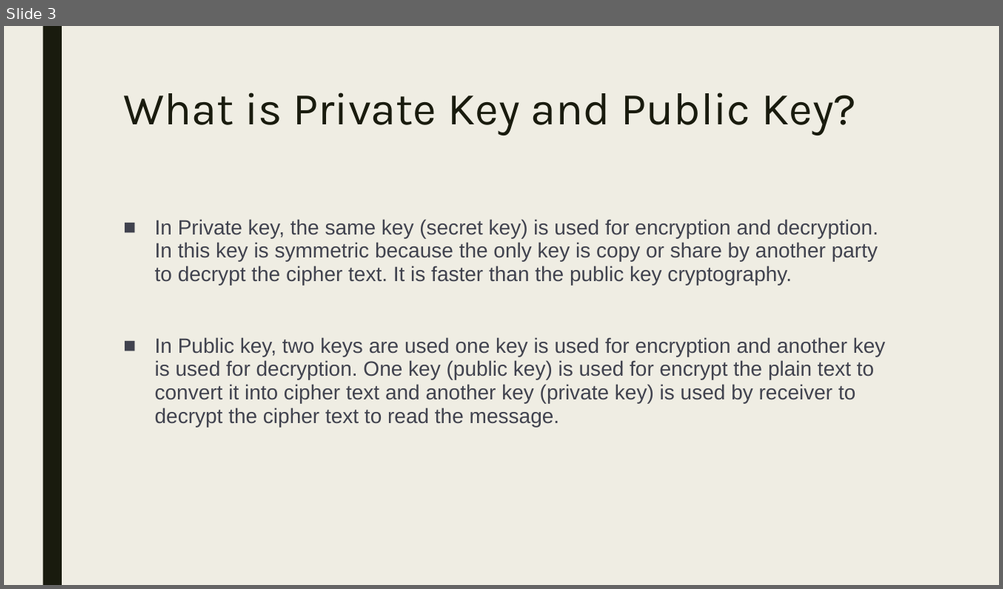
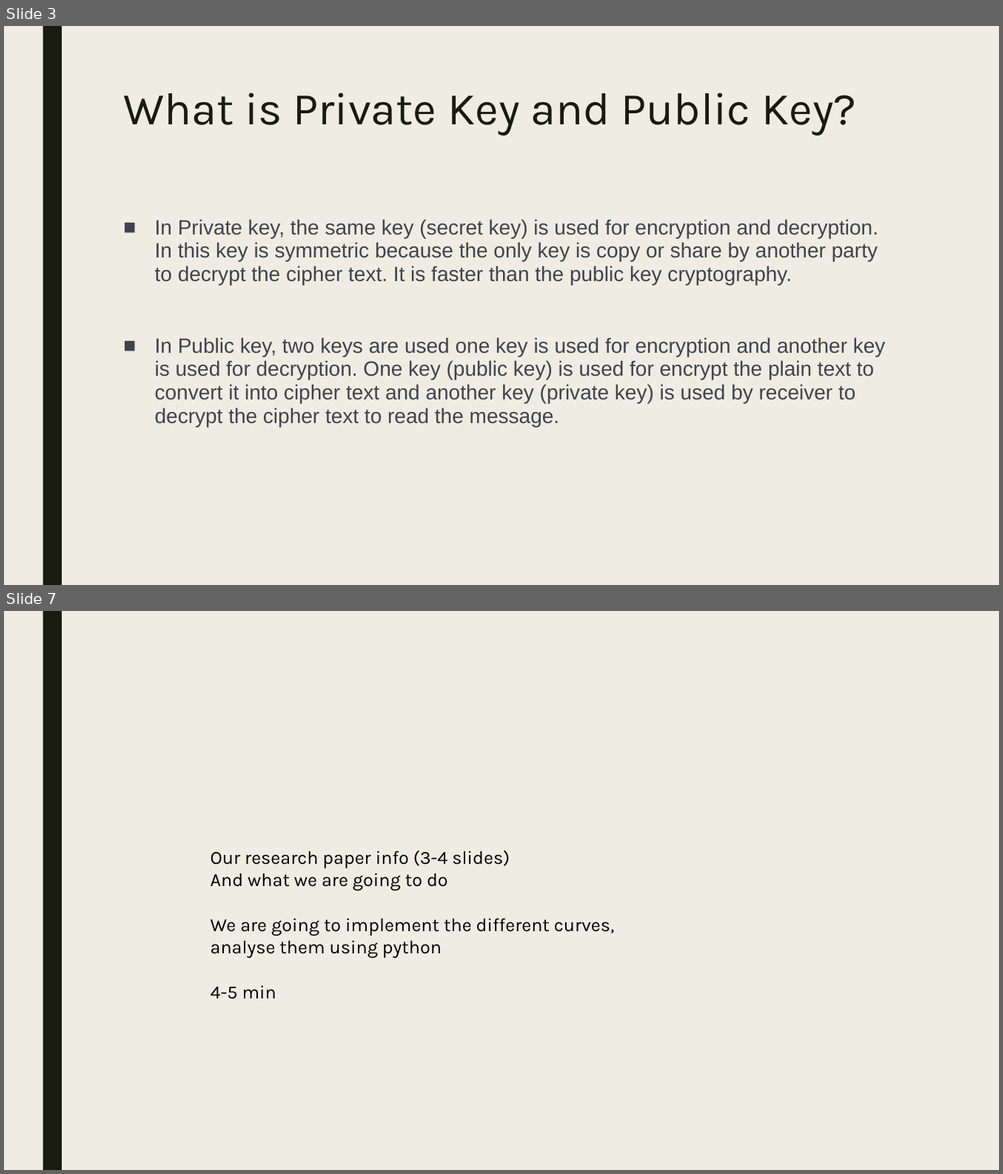
Before and after one commit to Jaidev810/ECC-Cipher, a slide deck: Ecc Cipher.pptx. Shown one above the other, each under a label of ours: slide 3 before the commit, slides 3 and 7 after it; the slides between them are not shown. The pictures are 1003x589 and 1003x1174 pixels, drawn with LibreOffice and Linux fonts; fonts in the diff are those of the drawing. Boxes give left, top, right and bottom in pixels: in the first picture for what was removed or moved away, otherwise in the second. Text is boxed around its words. In the diff, an @@ line names an element or a change of style, - is before the commit and + after.

```diff
--- a/Ecc Cipher.pptx
+++ b/Ecc Cipher.pptx
@@ slide 7 added at [4, 611, 999, 1170], background #EFEDE3; not listed: 1 template element that a slide beside it also shows @@
@@ text added at [210, 851, 614, 999], 18 pt, text #000000 @@
+Our research paper info (3-4 slides)
+And what we are going to do
+We are going to implement the different curves, analyse them using python
+4-5 min
```
Also in this commit, not shown: 3 other slides added.
